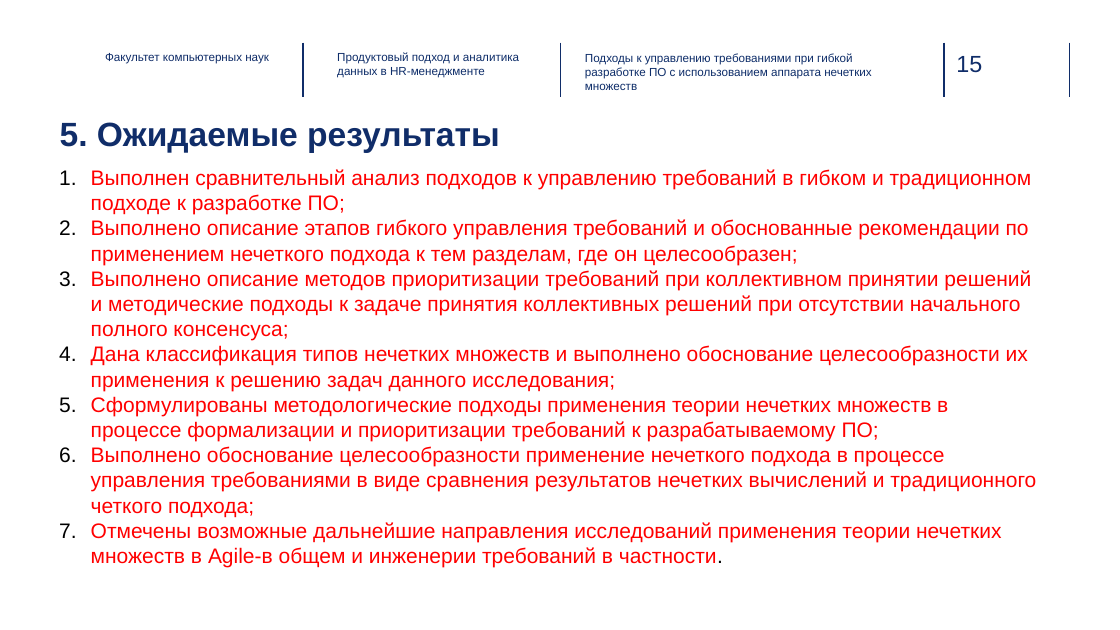
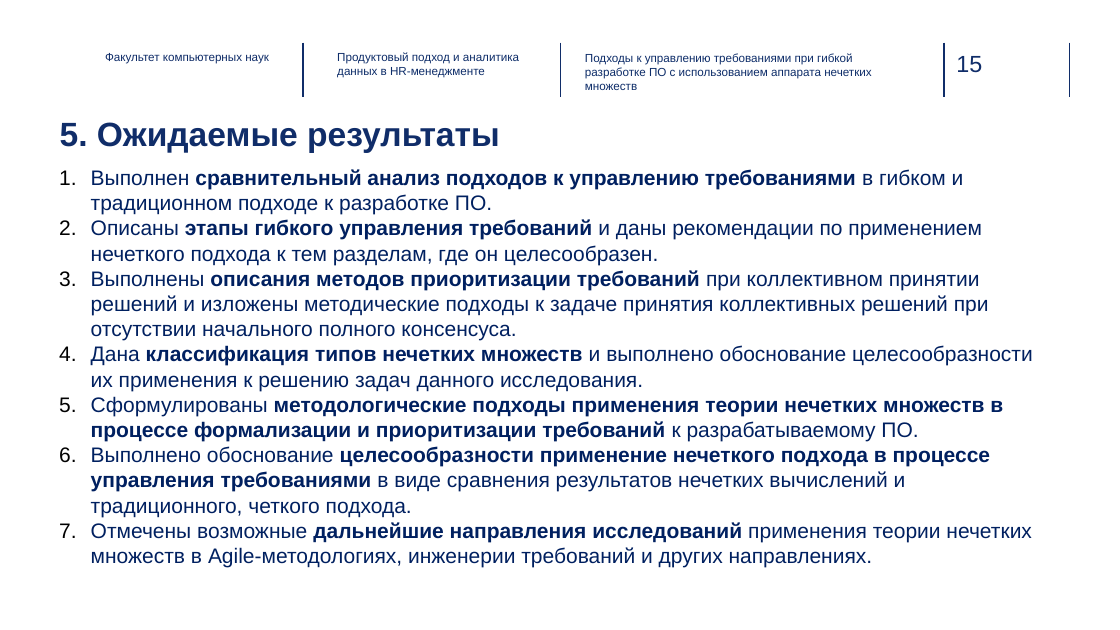
Before and after one commit to inna531/Fuzzy-Agile-Development, a slide deck: slide 15 of 2025.11.25_Понаровская_презентация_PP.pptx. Drawn at 1120x630 pixels with LibreOffice and Linux fonts; fonts in the diff are those of the drawing; background and template pictures are left out. Boxes give left, top, right and bottom in pixels: in the first picture for what was removed or moved away, otherwise in the second. Text is boxed around its words. In the diff, an @@ line names an element or a change of style, - is before the commit and + after.

```diff
--- a/2025.11.25_Понаровская_презентация_PP.pptx
+++ b/2025.11.25_Понаровская_презентация_PP.pptx
@@ text at bbox=[91, 169, 1033, 567]: text changed; text colour #FF0000 to #002060 @@
-1. Выполнен сравнительный анализ подходов к управлению требований в гибком и традиционном подходе к разработке ПО;
-2. Выполнено описание этапов гибкого управления требований и обоснованные рекомендации по применением нечеткого подхода к тем разделам, где он целесообразен;
-3. Выполнено описание методов приоритизации требований при коллективном принятии решений и методические подходы к задаче принятия коллективных решений при отсутствии начального полного консенсуса;
-4. Дана классификация типов нечетких множеств и выполнено обоснование целесообразности их применения к решению задач данного исследования;
-5. Сформулированы методологические подходы применения теории нечетких множеств в процессе формализации и приоритизации требований к разрабатываемому ПО;
-6. Выполнено обоснование целесообразности применение нечеткого подхода в процессе управления требованиями в виде сравнения результатов нечетких вычислений и традиционного четкого подхода;
-7. Отмечены возможные дальнейшие направления исследований применения теории нечетких множеств в Agile-в общем и инженерии требований в частности.
+1. Выполнен сравнительный анализ подходов к управлению требованиями в гибком и традиционном подходе к разработке ПО.
+2. Описаны этапы гибкого управления требований и даны рекомендации по применением нечеткого подхода к тем разделам, где он целесообразен.
+3. Выполнены описания методов приоритизации требований при коллективном принятии решений и изложены методические подходы к задаче принятия коллективных решений при отсутствии начального полного консенсуса.
+4. Дана классификация типов нечетких множеств и выполнено обоснование целесообразности их применения к решению задач данного исследования.
+5. Сформулированы методологические подходы применения теории нечетких множеств в процессе формализации и приоритизации требований к разрабатываемому ПО.
+6. Выполнено обоснование целесообразности применение нечеткого подхода в процессе управления требованиями в виде сравнения результатов нечетких вычислений и традиционного, четкого подхода.
+7. Отмечены возможные дальнейшие направления исследований применения теории нечетких множеств в Agile-методологиях, инженерии требований и других направлениях.
```
Also in this commit, not shown: 13 other slides changed, 5 other files.
